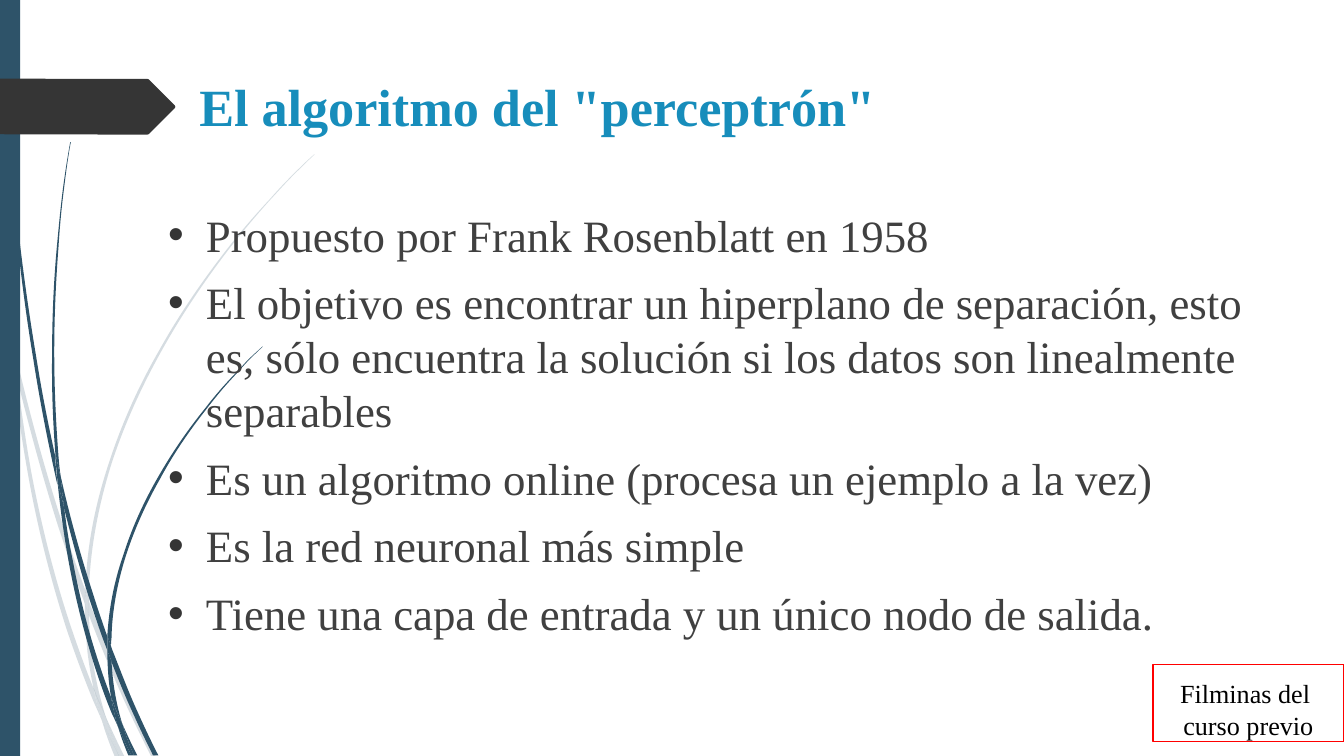
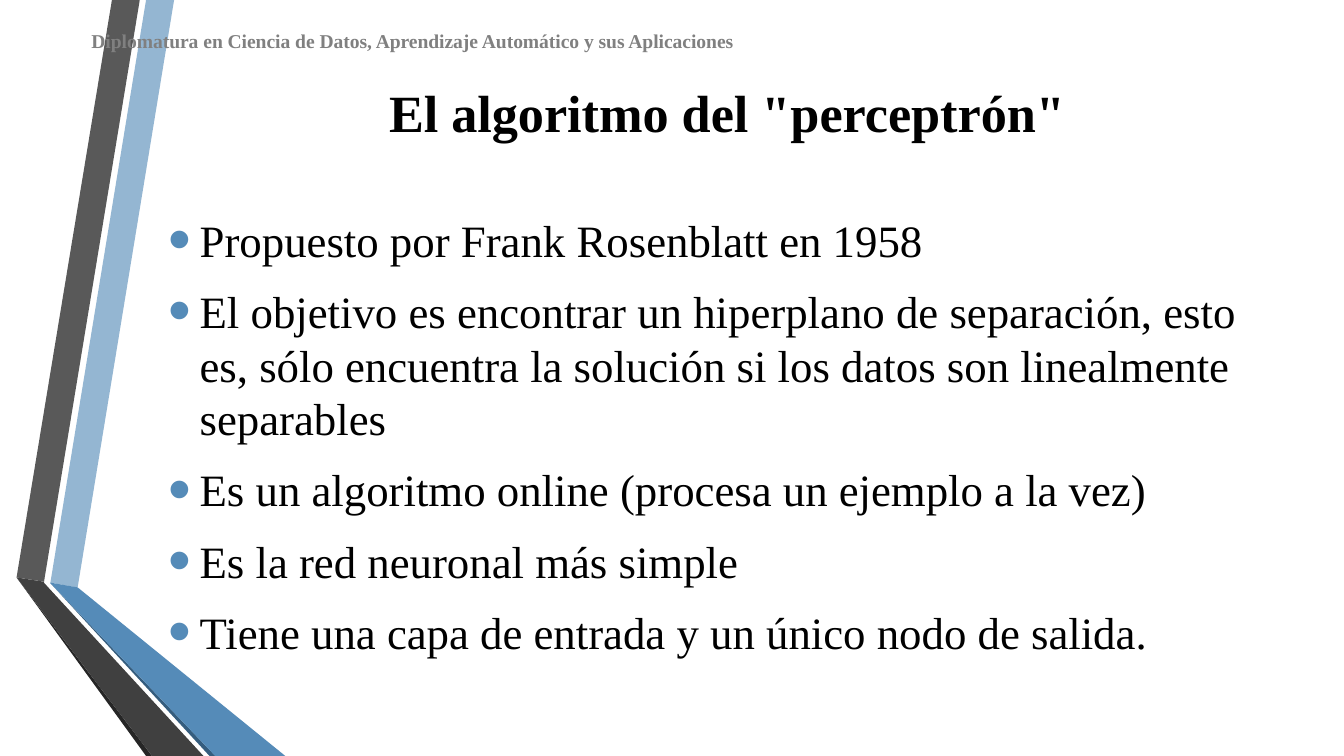
Before and after one commit to DiploDatos/AprendizajeSupervisado, a slide deck: slide 27 of Teórico/Aprendizaje Supervisado - Clase I.ppsx (slide 39 before the commit). Drawn at 1344x756 pixels with LibreOffice and Linux fonts; fonts in the diff are those of the drawing; background and template pictures are left out. Boxes give left, top, right and bottom in pixels: in the first picture for what was removed or moved away, otherwise in the second. Text is boxed around its words. In the diff, an @@ line names an element or a change of style, - is before the commit and + after.

```diff
--- a/Teórico/Aprendizaje Supervisado - Clase I.ppsx
+++ b/Teórico/Aprendizaje Supervisado - Clase I.ppsx
@@ rectangle removed at <box>0,0,20,755</box> @@
@@ freeform shape: place and size @@
-freeform shape at <box>51,142,70,476</box>
+freeform shape at <box>16,0,140,582</box>
@@ freeform shape at <box>16,0,140,582</box>: fill #2E5369 to #595959 @@
@@ freeform shape added at <box>51,0,175,587</box>, fill #94B6D2 @@
@@ text added at <box>91,33,733,53</box>, 10.5 pt, text #808080, bold @@
+Diplomatura en Ciencia de Datos, Aprendizaje Automático y sus Aplicaciones
@@ freeform shape removed at <box>0,79,175,136</box> @@
@@ title "El algoritmo del "perceptrón"" at <box>389,95,1064,143</box>: text colour #178DBB to #000000; alignment left to centre; vertical alignment top to middle @@
@@ text "Propuesto por Frank Rosenblatt en ..." at <box>200,226,1235,658</box>: text colour #404040 to #000000; indent changed; more space between paragraphs; bullet colour #353535 to #558BB8; vertical alignment top to middle @@
@@ freeform shape: place and size @@
-freeform shape at <box>85,603,106,716</box>
+freeform shape at <box>16,578,152,756</box>
@@ freeform shape at <box>16,578,152,756</box>: fill #2E5369 at 20% opacity to #262626 @@
@@ freeform shape added at <box>16,578,203,756</box>, fill #404040 @@
@@ freeform shape: place and size @@
-freeform shape at <box>89,601,156,756</box>
+freeform shape at <box>51,583,216,756</box>
@@ freeform shape at <box>51,583,216,756</box>: fill #2E5369 at 20% opacity to #355D7E @@
@@ freeform shape added at <box>51,583,286,756</box>, fill #558BB8 @@
@@ group removed at <box>0,155,314,756</box>: 8 freeform shapes @@
@@ rectangle removed at <box>1153,664,1344,741</box> @@
-Filminas del
-curso previo
@@ group removed at <box>3,0,263,756</box>: 11 freeform shapes @@
```
Also in this commit, not shown: 27 other slides changed, 11 slides added, 14 slides removed, 4 other files.
